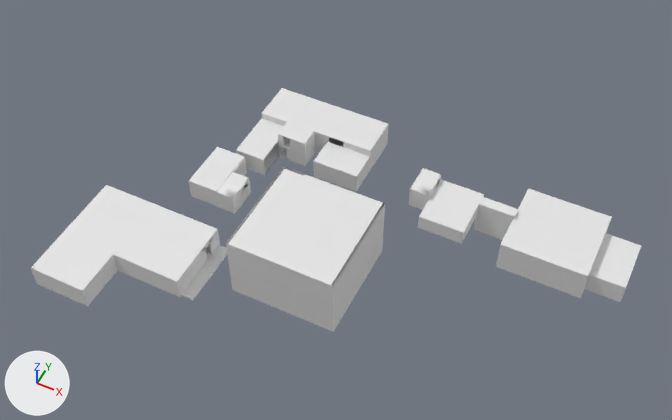
Before and after pictures for a commit that changed the FBX model Assets/resources/Map/map.fbx.
Before and after are seen from a camera (50 mm lens) standing at (151.0, -247.0, 295.0) and looking at (41.0, -28.0, 21.0). The lights are fixed; the arrows at lower left show +X, +Y and +Z. Where no turn or scale is listed for an object, it has been applied to the vertices. Vertices at the same position are counted once.
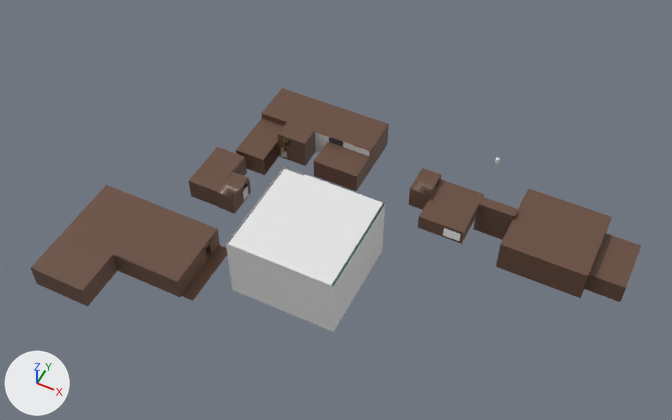
Where the newer file only moved an object's origin or applied its transform, the numbers keep the older frame.

Pixel boxes (x1, y1, x2, y2) of what changed, in the pictures (672 x 420 px):
part 1 of me_cube_021, recoloured (white to brown): (236, 118, 284, 175) in both
part 2 of me_cube_012, recoloured (white to brown): (31, 185, 227, 306) in both
part 3 of me_cube_004, recoloured (white to brown): (278, 121, 315, 166) in both
part 4 of me_cube, recoloured (white to brown): (216, 172, 251, 214) in both
part 5 of me_cube_001, recoloured (white to brown): (189, 147, 247, 206) in both
part 6 of me_cube_013, recoloured (white to brown): (409, 168, 641, 302) in both
part 7 of me_cube_013, recoloured: (443, 228, 461, 241) in both
part 8 of me_cube_013, recoloured: (582, 220, 611, 294) in both
part 9 of me_cube_002, recoloured (white to brown): (261, 88, 389, 170) in both
part 10 of me_cube_003, recoloured (grey to brown): (335, 168, 357, 191) in both
part 11 of me_cube_003, recoloured (grey to brown): (314, 161, 335, 184) in both
part 12 of me_cube_003, recoloured (grey to brown): (356, 156, 370, 190) in both
part 13 of me_cube_003, recoloured (white to brown): (315, 142, 369, 176) in both

Patch to the scene script:
```diff
--- a/Assets/resources/Map/map.fbx.py
+++ b/Assets/resources/Map/map.fbx.py
@@ mat_floorwood @@
+mat_floorwood = principled_material('FloorWood')
+mat_floorwood.base_color = (0.138, 0.0723, 0.0467)  # brown #684c3d
+mat_floorwood.roughness = 0.4
@@ mat_pureblack @@
+mat_pureblack = principled_material('PureBlack')
+mat_pureblack.base_color = (0.0, 0.0, 0.0)  # black #000000
+mat_pureblack.roughness = 0.0
@@ me_cube_003 @@
 me_cube_003.from_pydata(...)  # 62 vertices, 60 faces; spans x -10.3..10.3, y -6.7..6.7, z -0.5..8.8
+# me_cube_003 part 10: 14 of the faces centred in x 0.0..10.3, y -6.7..-6.4, z -0.5..8.8 switch from no material to mat_floorwood (brown #684c3d)
+# me_cube_003 part 11: 13 of the faces centred in x -10.3..-5.0, y -6.7..-6.6, z -0.5..8.8 switch from no material to mat_floorwood (brown #684c3d)
+# me_cube_003 part 12: 11 of the faces centred in x 5.0..10.3, y 0.2..6.7, z -0.5..8.8 switch from no material to mat_floorwood (brown #684c3d)
+# me_cube_003 part 13: 2 of the faces centred in x 0.0, y 0.2..6.7, z 8.7..8.8 switch from no material to mat_floorwood (brown #684c3d)
+me_cube_003.materials.append(mat_wallcream)  # white #e7e7e7
+me_cube_003.materials.append(mat_wallblue)  # cyan #1d8489
+me_cube_003.materials.append(mat_floorgrey)  # grey #949494
@@ me_cube_001 @@
-me_cube_001.from_pydata(...)  # 138 vertices, 97 faces; spans x -6.8..7.4, y -11.5..11.5, z -0.5..9.1
+me_cube_001.from_pydata(...)  # 144 vertices, 102 faces; spans x -6.8..7.4, y -11.5..11.5, z -0.5..9.1
+# me_cube_001 part 5: 77 faces spanning x -6.8..7.4, y -11.5..11.5, z -0.5..9.1 switch from no material to mat_floorwood (brown #684c3d)
+me_cube_001.materials.append(mat_wallcream)  # white #e7e7e7
+me_cube_001.materials.append(mat_wallpink)  # pink #f698bd
@@ me_cube_004 @@
 me_cube_004.from_pydata(...)  # 134 vertices, 128 faces; spans x -6.97..6.34, y -4.83..4.44, z -0.48..13.19
+# me_cube_004 part 3: 107 of the faces centred in x -6.95..6.34, y -4.83..4.44, z -0.48..13.19 switch from no material to mat_floorwood (brown #684c3d)
+me_cube_004.materials.append(mat_wallolive)  # yellow #b5b35c
+me_cube_004.materials.append(mat_wallcream)  # white #e7e7e7
@@ me_cube @@
 me_cube.from_pydata(...)  # 256 vertices, 224 faces; spans x -4.14..4.14, y -6.64..6.84, z -0.48..9.15
+# me_cube part 4: 136 of the faces centred in x -4.14..4.14, y -6.64..6.84, z -0.48..9.15 switch from no material to mat_floorwood (brown #684c3d)
+me_cube.materials.append(mat_wallcream)  # white #e7e7e7
+me_cube.materials.append(mat_wallpink)  # pink #f698bd
@@ me_cube_021 @@
 me_cube_021.from_pydata(...)  # 138 vertices, 97 faces; spans x -6.8..7.4, y -11.5..11.5, z -0.5..9.1
+# me_cube_021 part 1: 66 of the faces centred in x -6.8..7.4, y -11.5..11.5, z -0.5..9.1 switch from no material to mat_floorwood (brown #684c3d)
+me_cube_021.materials.append(mat_wallolive)  # yellow #b5b35c
+me_cube_021.materials.append(mat_wallcream)  # white #e7e7e7
+me_cube_021.materials.append(mat_wallpink)  # pink #f698bd
@@ me_cube_013 @@
 me_cube_013.from_pydata(...)  # 874 vertices, 842 faces; spans x -4.1..87.2, y -16.4..19.5, z -9.5..9.2
+# me_cube_013 part 6: 631 of the faces centred in x -4.1..87.2, y -16.4..19.5, z -9.5..9.2 switch from no material to mat_floorwood (brown #684c3d)
+# me_cube_013 part 7: the 1 face centred in x 18.6, y -16.4, z 2.7 switches from no material to mat_garagedoor (white #ffffff)
+# me_cube_013 part 8: 7 of the faces centred in x 72.6..79.8, y -6.3..11.8, z -4.2..-0.1 switch from no material to mat_pureblack (black #000000)
+me_cube_013.materials.append(mat_wallcream)  # white #e7e7e7
+me_cube_013.materials.append(mat_wallpink)  # pink #f698bd
+me_cube_013.materials.append(mat_wallblue)  # cyan #1d8489
+me_cube_013.materials.append(mat_concrete)  # grey #949494
+me_cube_013.materials.append(mat_garagedoor)  # white #ffffff
@@ me_cube_012 @@
 me_cube_012.from_pydata(...)  # 204 vertices, 202 faces; spans x -39.5..20.2, y -34.6..14.9, z -0.5..9.7
+# me_cube_012 part 2: 180 of the faces centred in x -39.5..20.2, y -34.6..14.9, z -0.5..9.7 switch from no material to mat_floorwood (brown #684c3d)
+me_cube_012.materials.append(mat_wallpurple)  # dark red #3c1421
+me_cube_012.materials.append(mat_floorgrey)  # grey #949494
@@ me_cube_002 @@
 me_cube_002.from_pydata(...)  # 169 vertices, 167 faces; spans x -26.9..26.9, y -9.7..9.4, z -0.5..12.2
+# me_cube_002 part 9: 131 of the faces centred in x -26.9..26.9, y -9.7..9.4, z -0.5..12.2 switch from no material to mat_floorwood (brown #684c3d)
+me_cube_002.materials.append(mat_wallolive)  # yellow #b5b35c
+me_cube_002.materials.append(mat_wallcream)  # white #e7e7e7
```
